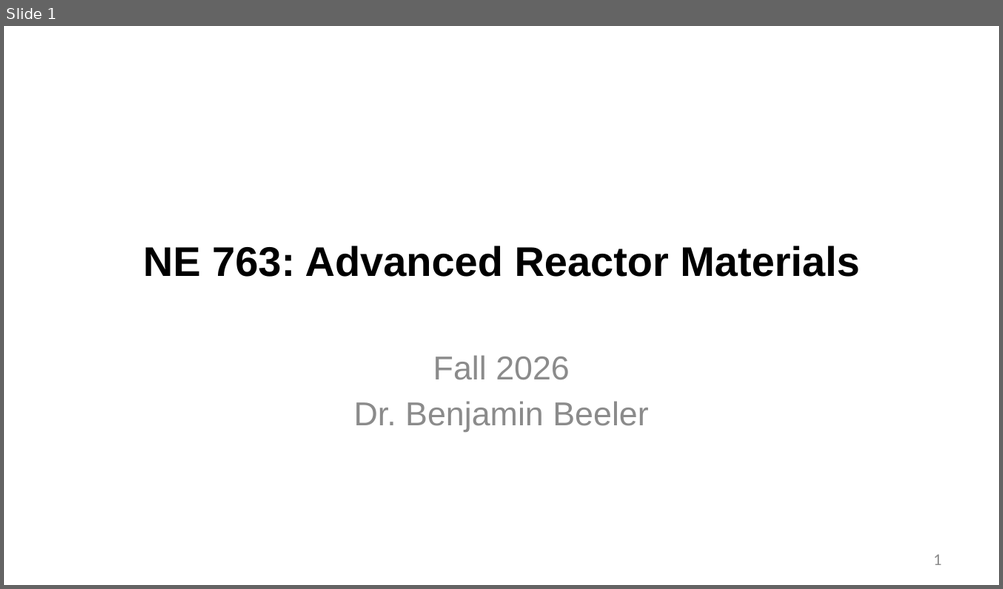
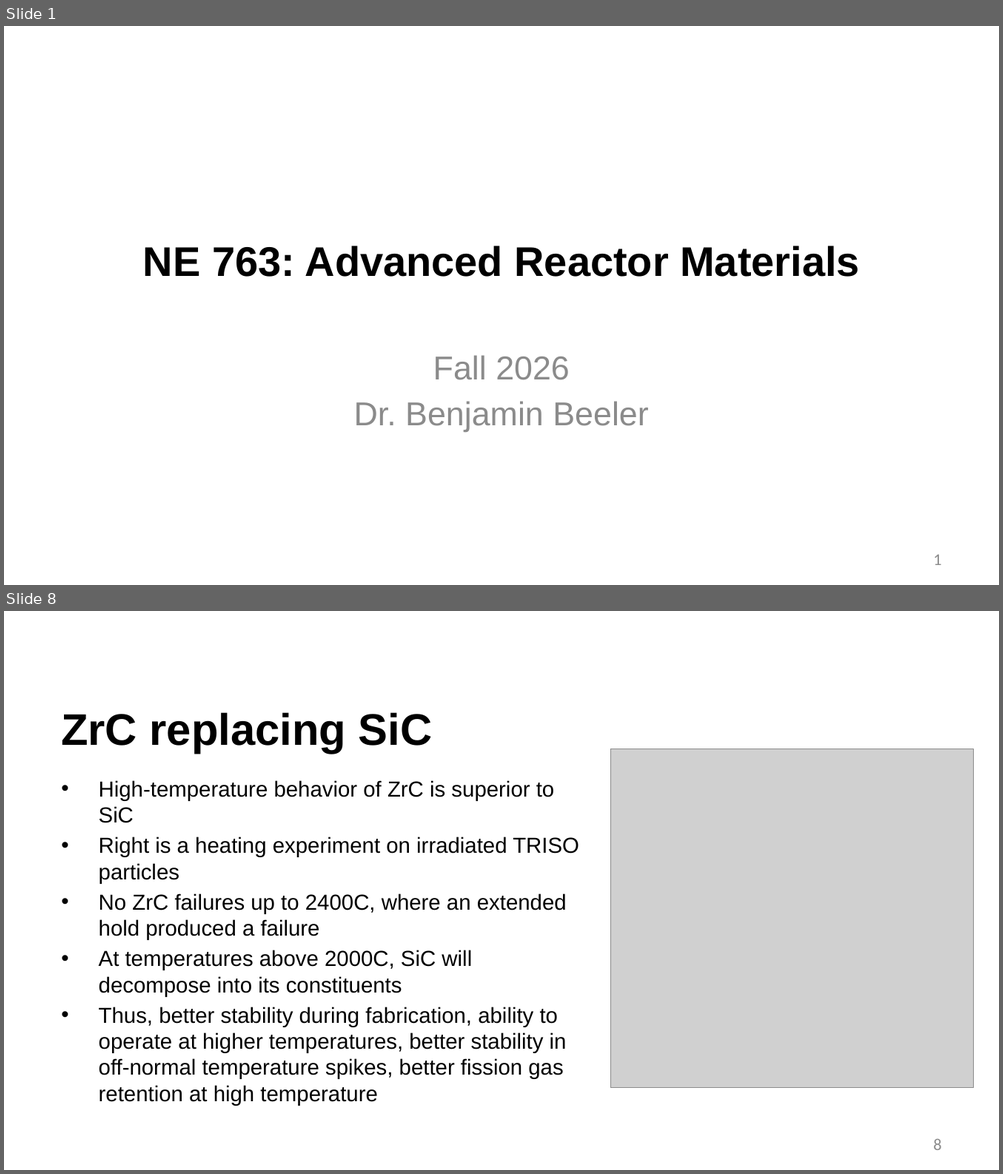
Before and after one commit to benbeeler/TEACHING, a slide deck: Advanced Reactor Materials/Fall2026/Lec7_TRISO.pptx. Shown one above the other, each under a label of ours: slide 1 before the commit, slides 1 and 8 after it; the slides between them are not shown. The pictures are 1003x589 and 1003x1174 pixels, drawn with LibreOffice and Linux fonts; fonts in the diff are those of the drawing; grey boxes stand for pictures; background and template pictures are left out. Boxes give left, top, right and bottom in pixels: in the first picture for what was removed or moved away, otherwise in the second. Text is boxed around its words. In the diff, an @@ line names an element or a change of style, - is before the commit and + after.

```diff
--- a/Advanced Reactor Materials/Fall2026/Lec7_TRISO.pptx
+++ b/Advanced Reactor Materials/Fall2026/Lec7_TRISO.pptx
@@ slide 8 added at <box>4,611,999,1170</box>, background #FFFFFF @@
@@ title added at <box>61,712,432,754</box>, 42.7 pt, text #000000, bold @@
+ZrC replacing SiC
@@ picture added at <box>611,749,973,1088</box> @@
@@ text added at <box>99,780,579,1105</box>, 21 pt, text #000000 @@
+• High-temperature behavior of ZrC is superior to SiC
+• Right is a heating experiment on irradiated TRISO particles
+• No ZrC failures up to 2400C, where an extended hold produced a failure
+• At temperatures above 2000C, SiC will decompose into its constituents
+• Thus, better stability during fabrication, ability to operate at higher temperatures, better stability in off-normal temperature spikes, better fission gas retention at high temperature
@@ page number added at <box>933,1139,941,1150</box>, 16 pt, text #8C8C8C @@
+8
```
Also in this commit, not shown: 1 slide changed, 12 other slides added, 4 other files.
